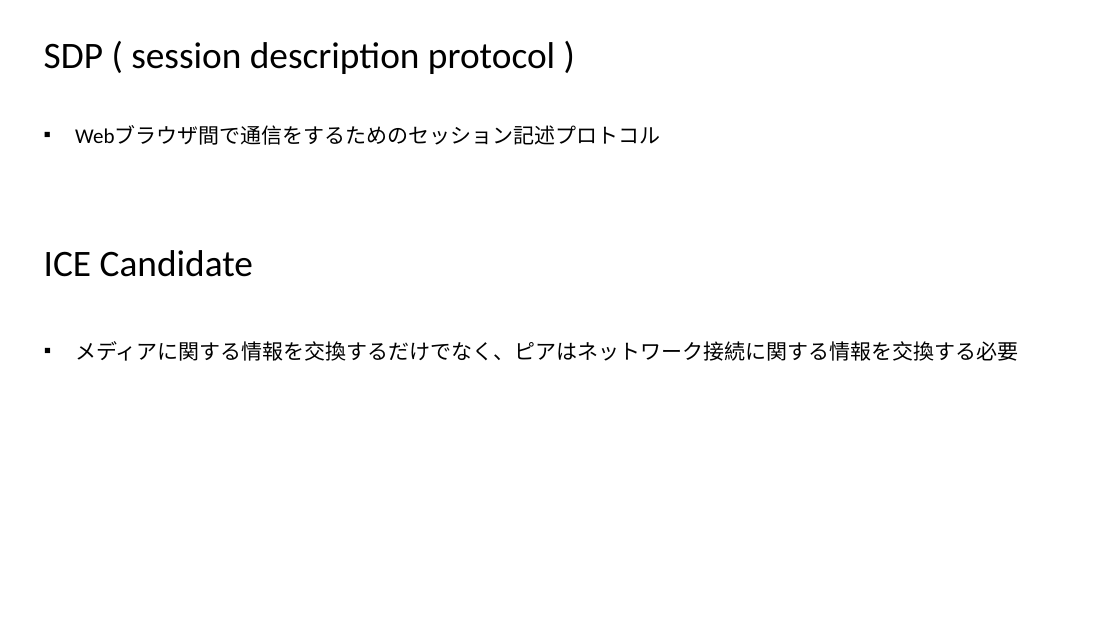
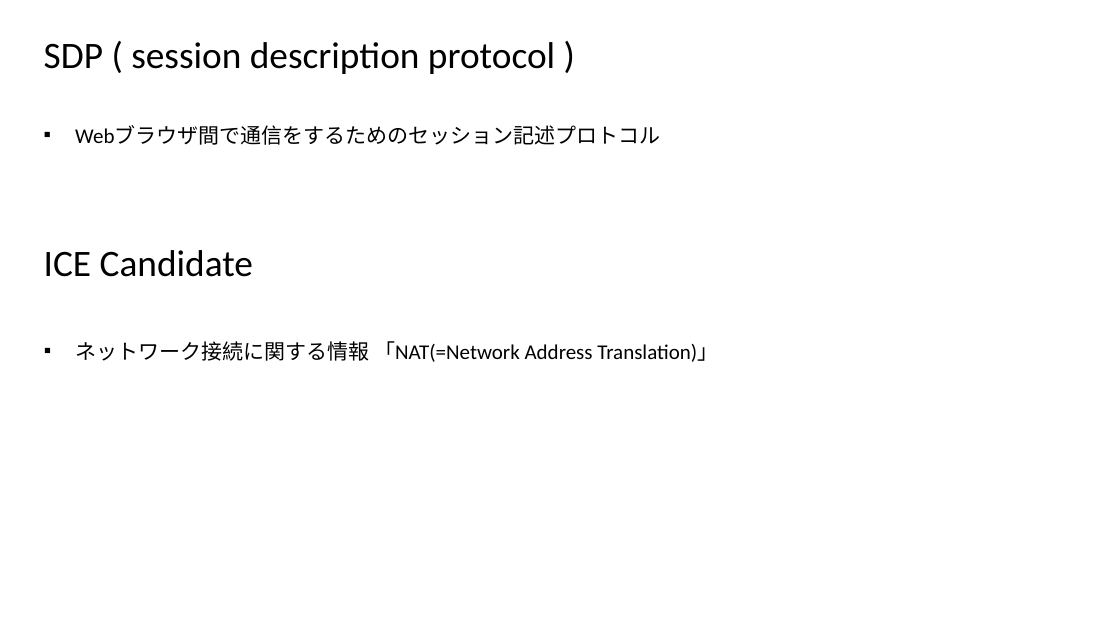
Before and after one commit to hninhnin95/webrtc-skyway, a slide deck: slide 6 of doc/勉強会_WebRTC_SkyWay_170122.pptx. Drawn at 1120x630 pixels with LibreOffice and Linux fonts; fonts in the diff are those of the drawing; background and template pictures are left out. Boxes give left, top, right and bottom in pixels: in the first picture for what was removed or moved away, otherwise in the second. Text is boxed around its words. In the diff, an @@ line names an element or a change of style, - is before the commit and + after.

```diff
--- a/doc/勉強会_WebRTC_SkyWay_170122.pptx
+++ b/doc/勉強会_WebRTC_SkyWay_170122.pptx
@@ text at <box>75,341,718,362</box>: text changed @@
-▪ メディアに関する情報を交換するだけでなく、ピアはネットワーク接続に関する情報を交換する必要
+▪ ネットワーク接続に関する情報 「NAT(=Network Address Translation)」
```
Also in this commit, not shown: 2 other slides changed.
